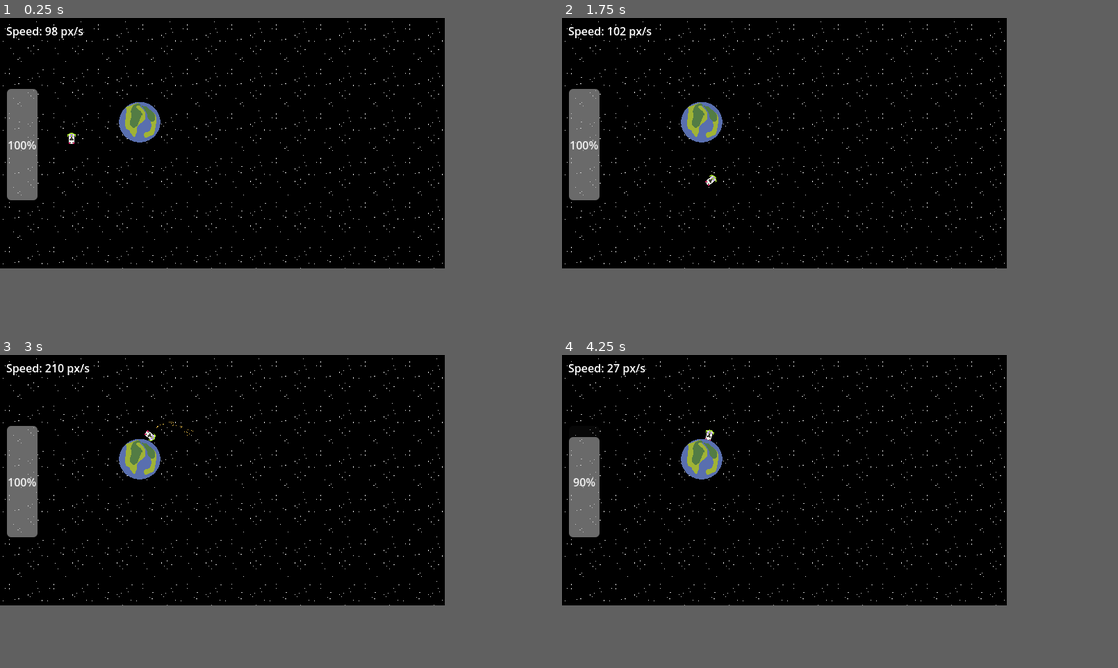
Above: before the commit, frames 1-4 (two rows, left to right).
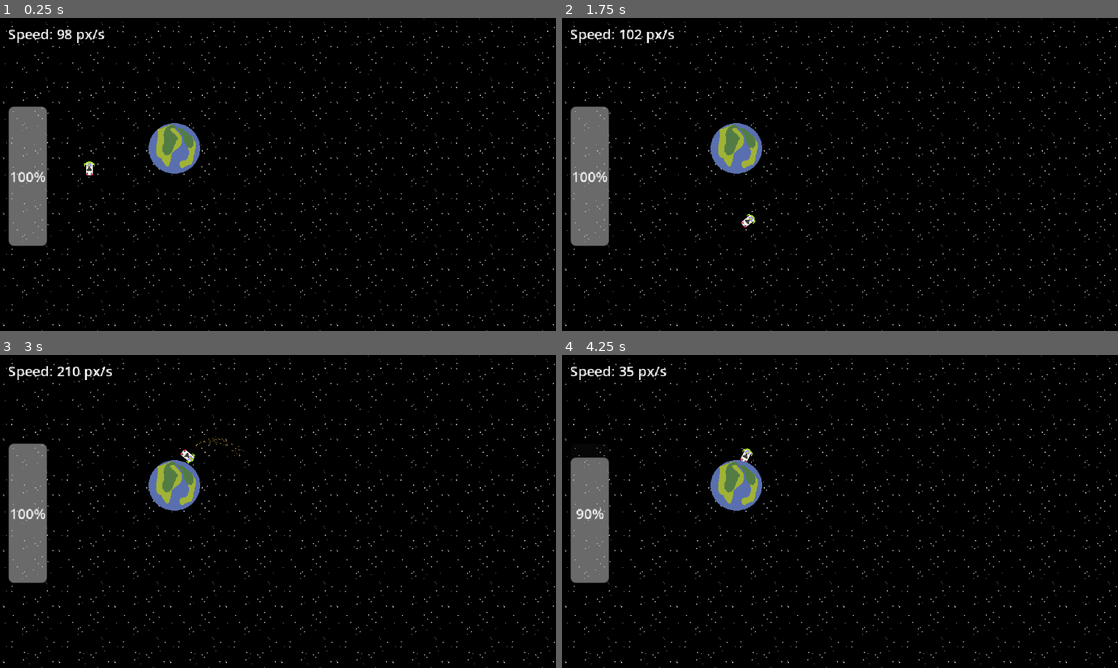
Above: after the commit, the same moments.

Repository: herboh/nBody
Game: Godot game, scene res://scene/main.tscn
The game is run twice, just before and just after one commit, with the same random seed, the same clock (stepped at 60 frames per second) and the same inputs.
Inputs:
- Up to frame 1 (0.25 s): no input
- Up to frame 2 (1.75 s): hold Right (turn_right) 0.53-1.28 s; hold Left (turn_left) from 1.28 s (still down)
- Up to frame 3 (3 s): release Left (turn_left) at 2.03 s; hold Right (turn_right) 2.03-2.78 s; hold Space (thrust) from 2.78 s (still down)
- Up to frame 4 (4.25 s): release Space (thrust) at 3.53 s; hold Left (turn_left) from 3.53 s (still down)
In our replay, the window is 640x360 before the commit and 800x450 after it. These sizes can differ from the game's own. Grey fills any space a smaller window leaves; there, only what the larger window draws over its background counts as a difference.

The runs differ from the first frame. In frame 1, 6.4% of the frame differs, in the area x 0-100%, y 0-100%; in frame 2, 6.5%; in frame 3, 6.5%; in frame 4, 6.4%.

Commit message:
Project Settings/Hierarchy first touch
WEEEEEEEEEEEEEEEEEEEEEEEEE

Diff:
--- a/project.godot
+++ b/project.godot
@@ -19,10 +19,13 @@
 
 window/size/viewport_width=640
 window/size/viewport_height=360
+window/size/window_width_override=1280
+window/size/window_height_override=720
+window/stretch/mode="canvas_items"
 
 [editor_plugins]
 
-enabled=PackedStringArray("res://addons/godot-vim/plugin.cfg")
+enabled=PackedStringArray()
 
 [input]
 
--- a/scene/main.tscn
+++ b/scene/main.tscn
@@ -23,8 +23,6 @@
 position = Vector2(100, 150)
 can_sleep = false
 linear_velocity = Vector2(0, 100)
-linear_damp = 0.0
-angular_damp = 0.0
 
 [node name="Planet" parent="SolarSystem" instance=ExtResource("3_brvut")]
 position = Vector2(200, 150)
--- a/scene/planet.tscn
+++ b/scene/planet.tscn
@@ -1,17 +1,17 @@
 [gd_scene load_steps=4 format=3 uid="uid://eqv106qo08fm"]
 
-[ext_resource type="Script" uid="uid://50w7lmwkscxr" path="res://script/Planet.gd" id="1_mgll2"]
+[ext_resource type="Script" uid="uid://rc6ndq8l78hs" path="res://script/Planet.gd" id="1_mgll2"]
 [ext_resource type="Texture2D" uid="uid://kvjfhwoeelq6" path="res://assets/planet.png" id="2_66ef5"]
 
 [sub_resource type="CircleShape2D" id="CircleShape2D_g7ijo"]
-radius = 28.92
+radius = 28.0
 
 [node name="Planet" type="StaticBody2D"]
 script = ExtResource("1_mgll2")
 
-[node name="CollisionShape2D" type="CollisionShape2D" parent="."]
-shape = SubResource("CircleShape2D_g7ijo")
-
 [node name="Sprite2D" type="Sprite2D" parent="."]
 scale = Vector2(0.5, 0.5)
 texture = ExtResource("2_66ef5")
+
+[node name="CollisionShape2D" type="CollisionShape2D" parent="."]
+shape = SubResource("CircleShape2D_g7ijo")
Not shown: 1 places in scene/main.tscn that only renumber resources
Not shown: 2 places in scene/ship.tscn that only renumber resources
